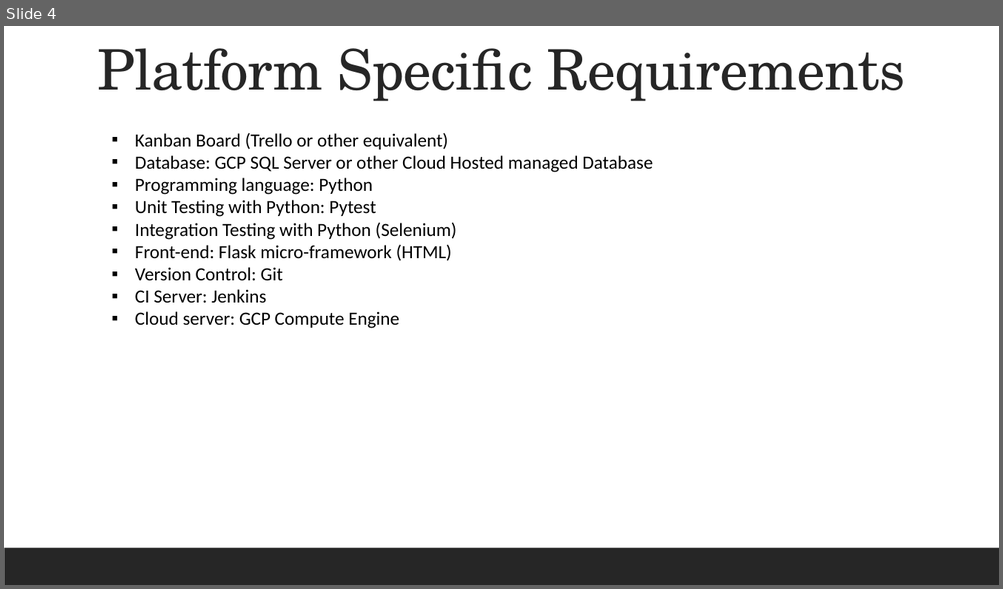
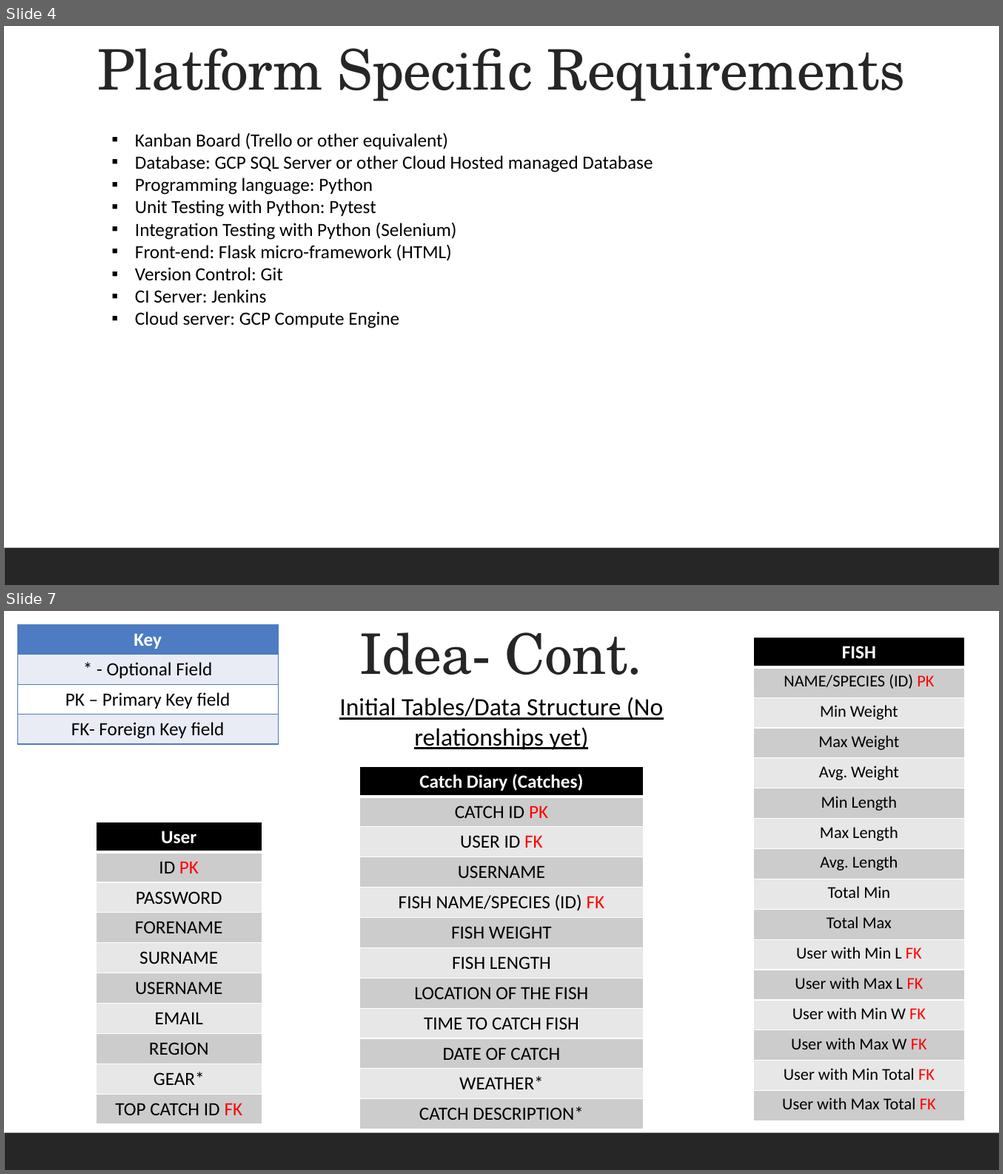
Before and after one commit to Bkirkb/QA-Fundamental, a slide deck: Documentation/DevOps Fundamental PowerPoint.pptx. Shown one above the other, each under a label of ours: slide 4 before the commit, slides 4 and 7 after it; the slides between them are not shown. The pictures are 1003x589 and 1003x1174 pixels, drawn with LibreOffice and Linux fonts; fonts in the diff are those of the drawing. Boxes give left, top, right and bottom in pixels: in the first picture for what was removed or moved away, otherwise in the second. Text is boxed around its words. In the diff, an @@ line names an element or a change of style, - is before the commit and + after.

```diff
--- a/Documentation/DevOps Fundamental PowerPoint.pptx
+++ b/Documentation/DevOps Fundamental PowerPoint.pptx
@@ slide 7 added at (4, 611, 999, 1170), background #FFFFFF; not listed: 1 template element that a slide beside it also shows @@
@@ table added at (17, 624, 278, 743), 4 rows, 1 columns @@
+Key
+* - Optional Field
+PK – Primary Key field
+FK- Foreign Key field
@@ text added at (360, 632, 643, 675), 54 pt, text #262626 @@
+Idea- Cont.
@@ table added at (754, 637, 965, 1122), 16 rows, 1 columns @@
+FISH
+NAME/SPECIES (ID) PK
+Min Weight
+Max Weight
+Avg. Weight
+Min Length
+Max Length
+Avg. Length
+Total Min
+Total Max
+User with Min L FK
+User with Max L FK
+User with Min W FK
+User with Max W FK
+User with Min Total FK
+User with Max Total FK
@@ text added at (339, 697, 663, 750), 24 pt, text #000000, underline @@
+Initial Tables/Data Structure (No relationships yet)
@@ table added at (359, 766, 643, 1130), 12 rows, 1 columns @@
+Catch Diary (Catches)
+CATCH ID PK
+USER ID FK
+USERNAME
+FISH NAME/SPECIES (ID) FK
+FISH WEIGHT
+FISH LENGTH
+LOCATION OF THE FISH
+TIME TO CATCH FISH
+DATE OF CATCH
+WEATHER*
+CATCH DESCRIPTION*
@@ table added at (96, 822, 262, 1125), 10 rows, 1 columns @@
+User
+ID PK
+PASSWORD
+FORENAME
+SURNAME
+USERNAME
+EMAIL
+REGION
+GEAR*
+TOP CATCH ID FK
@@ rectangle added at (95, 958, 954, 1046), fill #FFFFFF @@
```
Also in this commit, not shown: 1 slide changed, 3 other slides added, 2 other files.
